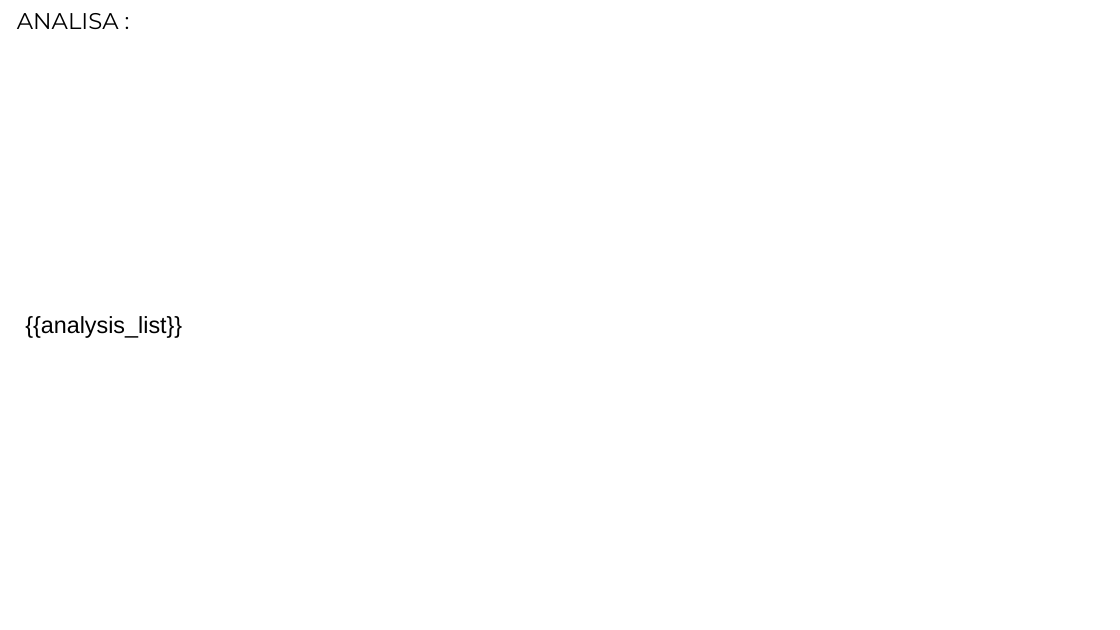
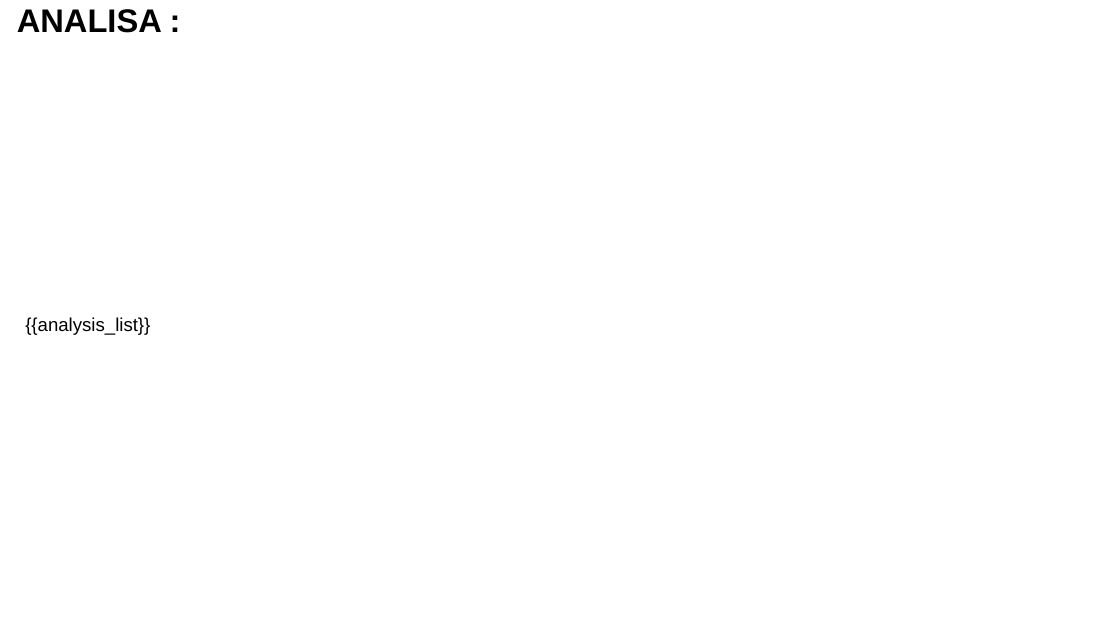
Before and after one commit to Chimera-pkg/hanoman-telemetri, a slide deck: slide 4 of public/templates/subject-template.pptx. Drawn at 1120x630 pixels with LibreOffice and Linux fonts; fonts in the diff are those of the drawing. Boxes give left, top, right and bottom in pixels: in the first picture for what was removed or moved away, otherwise in the second. Text is boxed around its words. In the diff, an @@ line names an element or a change of style, - is before the commit and + after.

```diff
--- a/public/templates/subject-template.pptx
+++ b/public/templates/subject-template.pptx
@@ text "ANALISA :" at bbox=[17, 9, 162, 33]: size 19.5 to 28 pt, font Montserrat to Arial, bold on @@
@@ text "{{analysis_list}}" at bbox=[25, 317, 150, 335]: size 20 to 16 pt @@
```
Also in this commit, not shown: 4 other slides changed, 4 other files.
